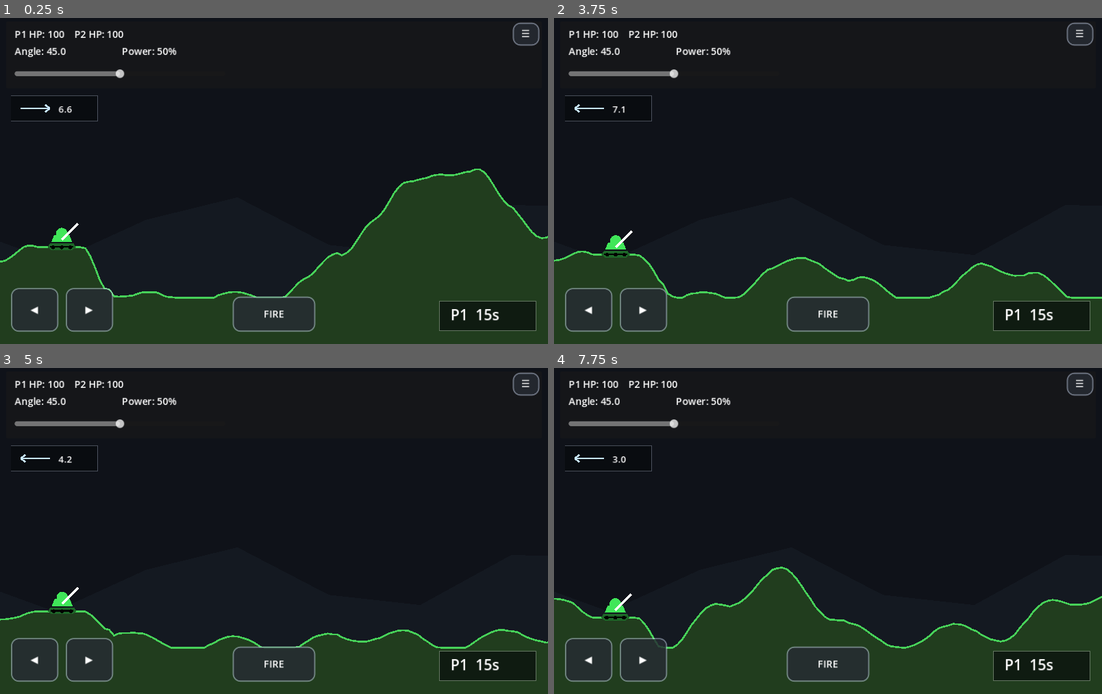
Above: before the commit, frames 1-4 (two rows, left to right).
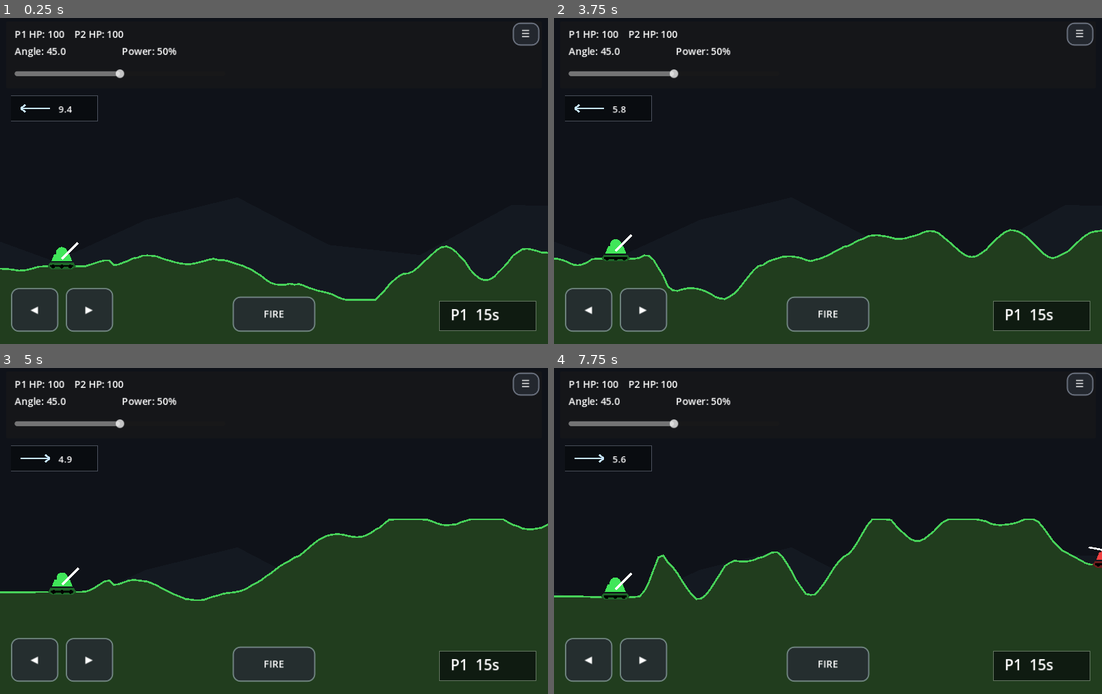
Above: after the commit, the same moments.

Repository: nwrowe/tilt-tanks
Game: Godot game, scene res://scenes/Main.tscn
Two runs of this game, one before a commit and one after it. Both use one fixed random seed, a clock stepped at 60 frames per second and the inputs below.
Inputs:
- Up to frame 1 (0.25 s): no input
- Up to frame 2 (3.75 s): click "☰" at 0.5 s; click "◀" at 1.25 s; click "▶" at 2 s; click "FIRE" at 2.75 s; click "Rematch" at 3.5 s
- Up to frame 3 (5 s): tap Enter (ui_accept) at 4.25, 4.52 s; hold Right from 4.28 s (still down); hold R from 4.28 s (still down)
- Up to frame 4 (7.75 s): release Right at 5.03 s; release R at 5.03 s; hold Down 5.03-5.78 s; tap Space at 5.1, 6.6 s; tap Enter (ui_accept) at 5.27, 6.77, 7.25, 7.52 s; hold Right 5.78-6.53 s; hold R 5.78-6.53 s; hold Up 6.53-7.28 s; hold Left from 7.28 s (still down); hold R from 7.28 s (still down)

The runs differ from the first frame. In frame 1, 14% of the frame differs, in the area x 0-100%, y 26-87%; in frame 2, 8.1%; in frame 3, 24%; in frame 4, 19%.

Commit message:
Use revised mobile terrain script

Diff:
--- a/scenes/Main.tscn
+++ b/scenes/Main.tscn
@@ -1,6 +1,6 @@
 [gd_scene load_steps=2 format=3 uid="uid://tilttanksmain"]
 
-[ext_resource type="Script" path="res://scripts/MainMobile.gd" id="1_main"]
+[ext_resource type="Script" path="res://scripts/MainMobile2.gd" id="1_main"]
 
 [node name="Main" type="Node2D"]
 script = ExtResource("1_main")
